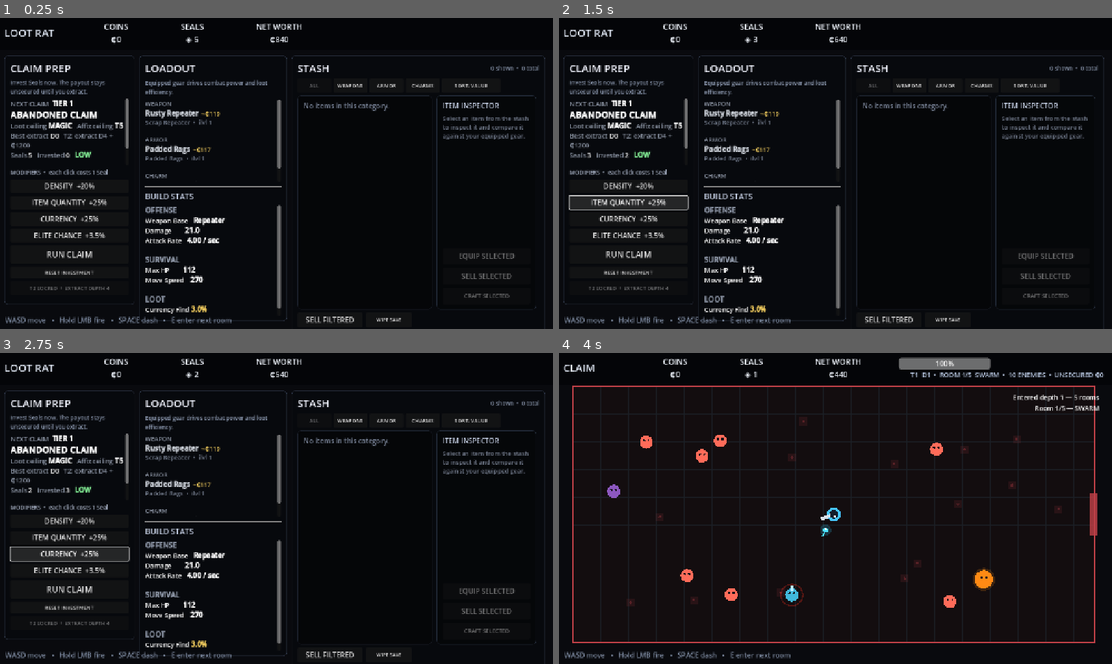
Above: before the commit, frames 1-4 (two rows, left to right).
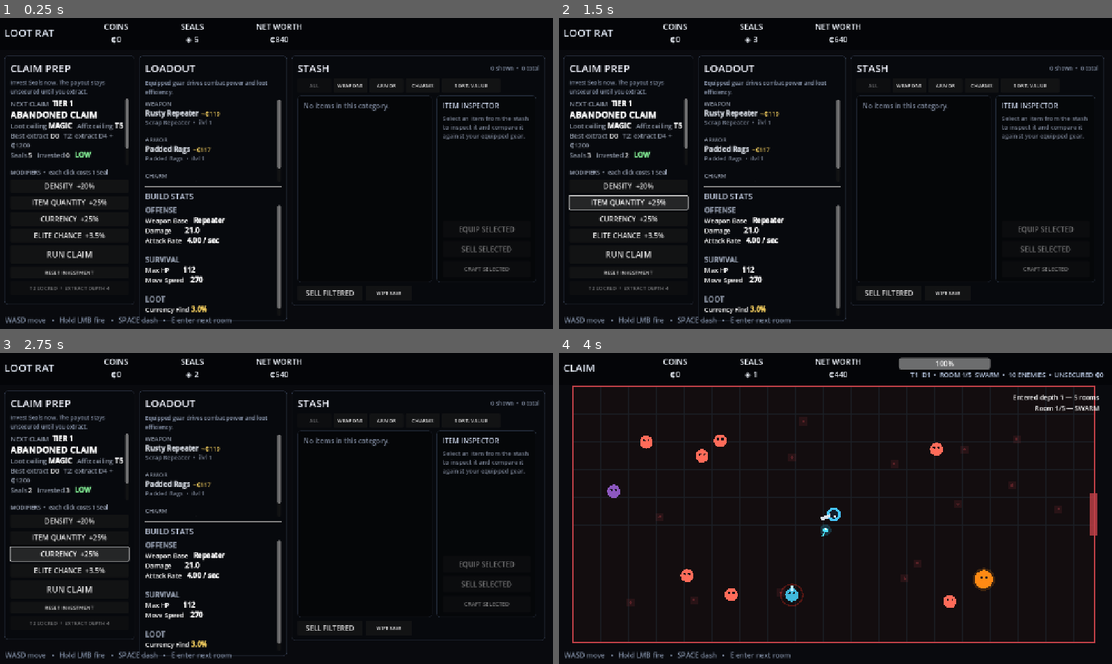
Above: after the commit, the same moments.

Repository: wiings3/LootRat
Game: Godot game, scene res://Main.tscn
The game is run twice, just before and just after one commit, with the same random seed, the same clock (stepped at 60 frames per second) and the same inputs.
Inputs:
- Up to frame 1 (0.25 s): no input
- Up to frame 2 (1.5 s): click "DENSITY +20%" at 0.5 s; click "ITEM QUANTITY +25%" at 1.25 s
- Up to frame 3 (2.75 s): click "CURRENCY +25%" at 2 s
- Up to frame 4 (4 s): click "ELITE CHANCE +3.5%" at 2.75 s; click "RUN CLAIM" at 3.5 s

The runs differ from the first frame. In frame 1, 1.0% of the frame differs, in the area x 52-99%, y 66-99%; in frame 2, 1.0%; in frame 3, 1.0%; in frame 4, nothing differs.

Commit message:
Polish crafting bench layout and run summaries

Diff:
--- a/scripts/main.gd
+++ b/scripts/main.gd
@@ -405,7 +405,7 @@
 	selected_item_label.bbcode_enabled = true
 	selected_item_label.fit_content = false
 	selected_item_label.size_flags_vertical = Control.SIZE_EXPAND_FILL
-	selected_item_label.custom_minimum_size = Vector2(202.0, 300.0)
+	selected_item_label.custom_minimum_size = Vector2(202.0, 238.0)
 	selected_item_label.add_theme_font_size_override("normal_font_size", 14)
 	inspector_root.add_child(selected_item_label)
 
@@ -429,14 +429,14 @@
 
 func _build_crafting_panel() -> void:
 	crafting_panel = PanelContainer.new()
-	crafting_panel.position = Vector2(385.0, 105.0)
-	crafting_panel.size = Vector2(510.0, 540.0)
+	crafting_panel.position = Vector2(385.0, 92.0)
+	crafting_panel.size = Vector2(510.0, 560.0)
 	crafting_panel.visible = false
 	crafting_panel.add_theme_stylebox_override("panel", _panel_style(Color(0.025, 0.030, 0.042, 0.99), Color(0.55, 0.39, 0.16), 2))
 	hud.add_child(crafting_panel)
 
 	var root := VBoxContainer.new()
-	root.add_theme_constant_override("separation", 9)
+	root.add_theme_constant_override("separation", 7)
 	crafting_panel.add_child(root)
 
 	var header := HBoxContainer.new()
@@ -460,23 +460,29 @@
 	crafting_item_label = RichTextLabel.new()
 	crafting_item_label.bbcode_enabled = true
 	crafting_item_label.fit_content = false
-	crafting_item_label.custom_minimum_size = Vector2(475.0, 178.0)
+	crafting_item_label.custom_minimum_size = Vector2(475.0, 160.0)
 	crafting_item_label.add_theme_font_size_override("normal_font_size", 14)
 	root.add_child(crafting_item_label)
 
-	var craft_specs: Array[Dictionary] = [
-		{"key":"scrap", "label":"SCRAP ORB  •  REROLL VALUES", "callback":_craft_scrap},
-		{"key":"mutation", "label":"MUTATION SHARD  •  SLAM COMMON → MAGIC", "callback":_craft_mutation},
-		{"key":"chaos", "label":"CHAOS TOKEN  •  REROLL NORMAL AFFIXES", "callback":_craft_chaos},
-		{"key":"mechanist", "label":"MECHANIST'S SEAL  •  REROLL MECHANIC", "callback":_craft_mechanist}
-	]
-	for spec: Dictionary in craft_specs:
-		var key: String = String(spec["key"])
-		var callback: Callable = spec["callback"] as Callable
-		var button := _make_button(String(spec["label"]), callback, Vector2(475.0, 42.0))
-		button.add_theme_font_size_override("font_size", 13)
-		crafting_buttons[key] = button
-		root.add_child(button)
+	var scrap_button := _make_button("SCRAP ORB  •  REROLL VALUES", _craft_scrap, Vector2(475.0, 40.0))
+	scrap_button.add_theme_font_size_override("font_size", 13)
+	crafting_buttons["scrap"] = scrap_button
+	root.add_child(scrap_button)
+
+	var mutation_button := _make_button("MUTATION SHARD  •  SLAM COMMON → MAGIC", _craft_mutation, Vector2(475.0, 40.0))
+	mutation_button.add_theme_font_size_override("font_size", 13)
+	crafting_buttons["mutation"] = mutation_button
+	root.add_child(mutation_button)
+
+	var chaos_button := _make_button("CHAOS TOKEN  •  REROLL NORMAL AFFIXES", _craft_chaos, Vector2(475.0, 40.0))
+	chaos_button.add_theme_font_size_override("font_size", 13)
+	crafting_buttons["chaos"] = chaos_button
+	root.add_child(chaos_button)
+
+	var mechanist_button := _make_button("MECHANIST'S SEAL  •  REROLL MECHANIC", _craft_mechanist, Vector2(475.0, 40.0))
+	mechanist_button.add_theme_font_size_override("font_size", 13)
+	crafting_buttons["mechanist"] = mechanist_button
+	root.add_child(mechanist_button)
 
 	crafting_feedback_label = _muted_label("Select a stash item, then decide how much you are willing to risk on it.")
 	crafting_feedback_label.custom_minimum_size = Vector2(475.0, 38.0)
@@ -812,7 +818,7 @@
 	decision_open = true
 	decision_panel.visible = true
 	decision_title.text = "TIER %d  •  DEPTH %d CLEARED" % [claim_tier, depth]
-	decision_body.text = "Unsecured haul: ₵%d + %d Seals + %d gear\nEstimated run value: ₵%d\n\nExtract and bank it, or descend for more density, elites and loot." % [run_coins, run_seals, run_gear.size(), _current_run_value()]
+	decision_body.text = "Unsecured haul: ₵%d + %d Seals + %d gear + %d crafting mats\nEstimated run value: ₵%d\n\nExtract and bank it, or descend for more density, elites and loot." % [run_coins, run_seals, run_gear.size(), _crafting_inventory_count(run_crafting), _current_run_value()]
 	_set_decision_buttons(true, true)
 
 func _descend() -> void:
@@ -853,7 +859,7 @@
 		child.queue_free()
 	decision_panel.visible = true
 	decision_title.text = "YOU GOT GREEDY"
-	decision_body.text = "The unsecured haul was lost.\n\nLost: ₵%d + %d Seals + %d gear\nReached depth %d after %d kills." % [run_coins, run_seals, run_gear.size(), depth, total_run_kills]
+	decision_body.text = "The unsecured haul was lost.\n\nLost: ₵%d + %d Seals + %d gear + %d crafting mats\nReached depth %d after %d kills." % [run_coins, run_seals, run_gear.size(), _crafting_inventory_count(run_crafting), depth, total_run_kills]
 	run_coins = 0
 	run_seals = 0
 	run_gear.clear()
@@ -2074,6 +2080,9 @@
 func _crafting_inventory_value(inventory: Dictionary) -> int:
 	return int(inventory.get("scrap", 0)) * 60 + int(inventory.get("mutation", 0)) * 180 + int(inventory.get("chaos", 0)) * 600 + int(inventory.get("mechanist", 0)) * 1800
 
+func _crafting_inventory_count(inventory: Dictionary) -> int:
+	return int(inventory.get("scrap", 0)) + int(inventory.get("mutation", 0)) + int(inventory.get("chaos", 0)) + int(inventory.get("mechanist", 0))
+
 func _juice_density() -> void:
 	if juice_density < 5 and _spend_seal_for_juice():
 		juice_density += 1
@@ -2181,7 +2190,8 @@
 	var crafting_variant: Variant = data.get("crafting", {})
 	if typeof(crafting_variant) == TYPE_DICTIONARY:
 		var loaded_crafting: Dictionary = crafting_variant as Dictionary
-		for currency_key: String in ["scrap", "mutation", "chaos", "mechanist"]:
+		var crafting_keys: Array[String] = ["scrap", "mutation", "chaos", "mechanist"]
+		for currency_key: String in crafting_keys:
 			stash_crafting[currency_key] = maxi(0, int(loaded_crafting.get(currency_key, 0)))
 	next_item_id = int(data.get("next_item_id", 1))
 	claim_tier = clampi(int(data.get("claim_tier", 1)), 1, 5)
